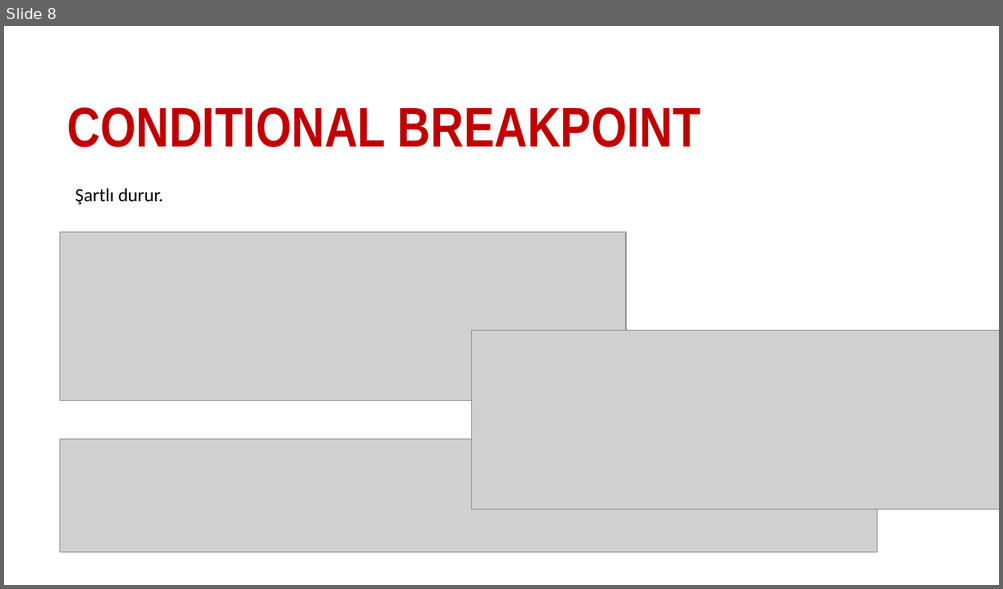
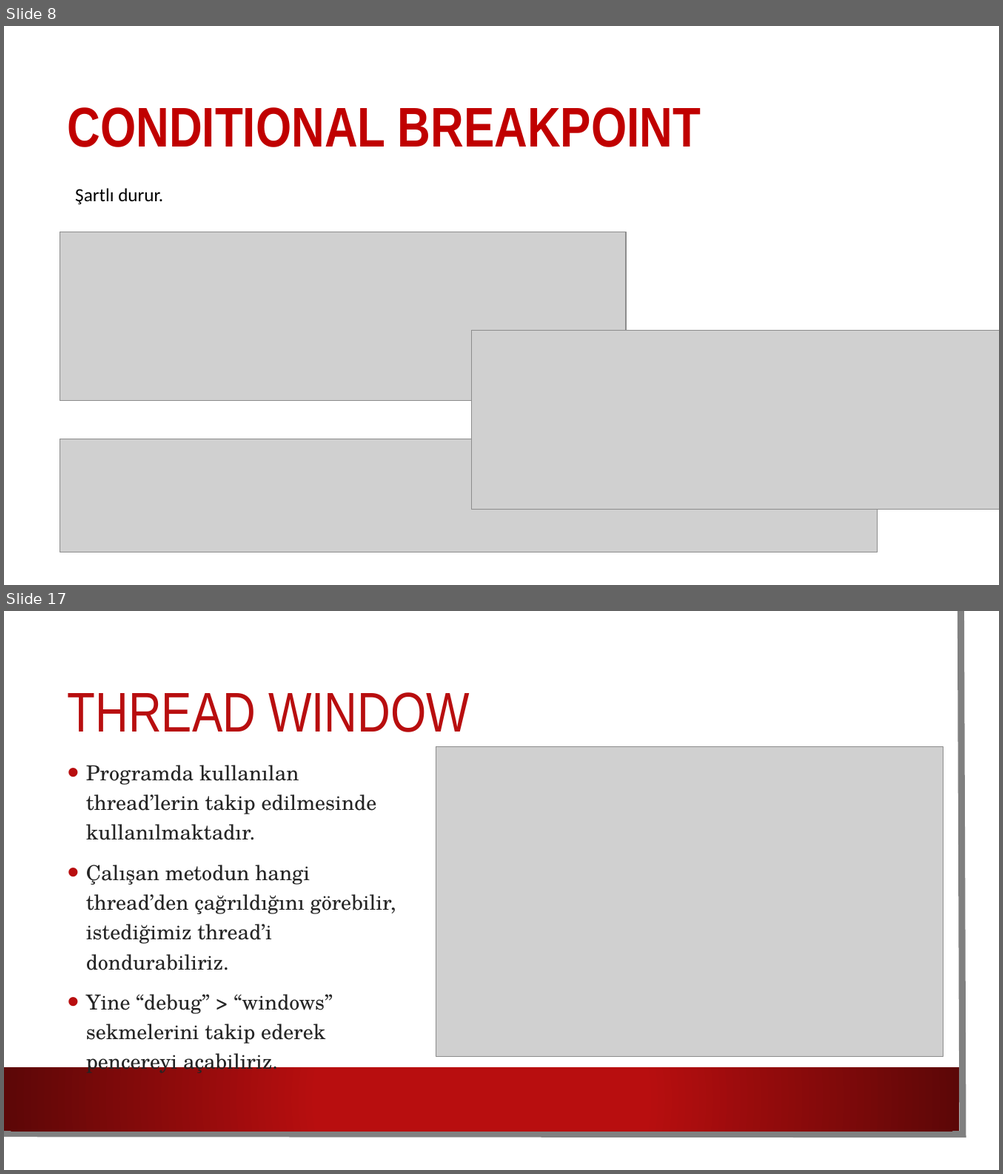
Before and after one commit to sametozalp/staj, a slide deck: debug.pptx. Shown one above the other, each under a label of ours: slide 8 before the commit, slides 8 and 17 after it; the slides between them are not shown. The pictures are 1003x589 and 1003x1174 pixels, drawn with LibreOffice and Linux fonts; fonts in the diff are those of the drawing; grey boxes stand for pictures; background and template pictures are left out. Boxes give left, top, right and bottom in pixels: in the first picture for what was removed or moved away, otherwise in the second. Text is boxed around its words. In the diff, an @@ line names an element or a change of style, - is before the commit and + after.

```diff
--- a/debug.pptx
+++ b/debug.pptx
@@ slide 17 added at <box>4,611,999,1170</box>, background picture (left out) @@
@@ rectangle added at <box>4,611,982,1153</box>, fill #FFFFFF @@
@@ freeform shape added at <box>4,611,963,1135</box>, outline #808080 6.5 pt @@
@@ title added at <box>68,692,469,732</box>, 54 pt, text #B80E0F @@
+THREAD WINDOW
@@ text added at <box>86,765,396,1076</box>, 20 pt, text #242424 @@
+• Programda kullanılan thread’lerin takip edilmesinde kullanılmaktadır.
+• Çalışan metodun hangi thread’den çağrıldığını görebilir, istediğimiz thread’i dondurabiliriz.
+• Yine “debug” > “windows” sekmelerini takip ederek pencereyi açabiliriz.
@@ picture added at <box>436,747,942,1057</box> @@
@@ rectangle added at <box>4,1068,959,1131</box>, fill gradient #B80E0F to #5C0707 @@
```
Also in this commit, not shown: 1 slide changed, 10 other slides added, 20 other files.
